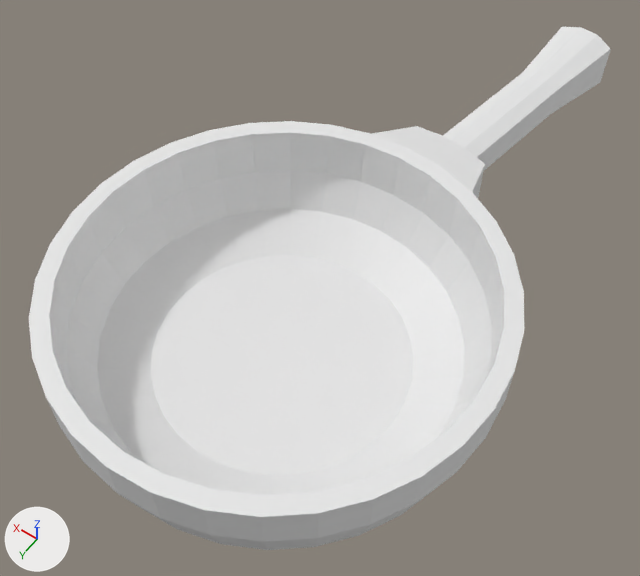
The FBX model Assets/Models/Furnitures/Pan.fbx as it was, and as the next commit left it.
Rendered twice from a camera (50 mm lens) standing at (4.21, 1.28, 2.65) and looking at (5.31, -0.26, 0.23). The axes (+X, +Y, +Z) are drawn at lower left. The lights are the same throughout. Where no turn or scale is listed for an object, it has been applied to the vertices.

In view in the first picture: 'Pan'.
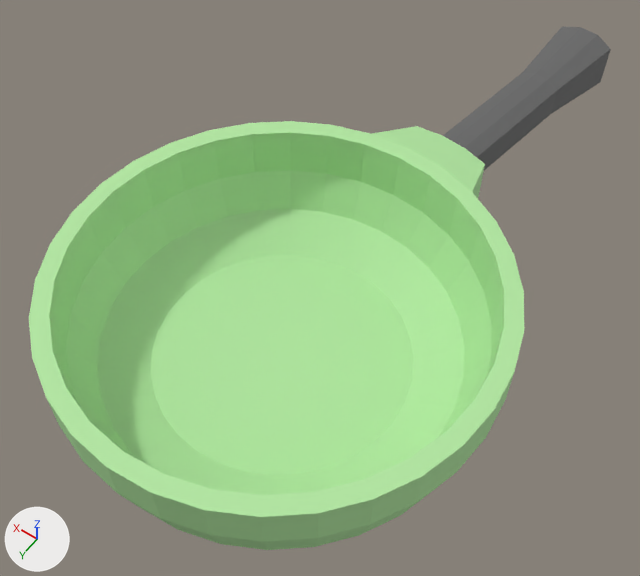
The change in detail:
Material 'Accesable green' (mat_accesable_green) is new.
Its base color is (0.446, 0.8, 0.356) (green #b2e7a1).
Its roughness is 0.69.
Material 'Soft grey' (mat_soft_grey) is new.
Its base color is (0.133, 0.133, 0.133) (dark grey #666666).
Its roughness is 0.69.
me_cylinder_002 has 296 vertices, 266 faces and spans x -0.73..0.73, y -1.76..0.73, z -0.28..0.16.
me_cylinder_002 is used by ob_pan; location (5.266, 0.027, 0.421).
me_cylinder_002 part 1: all 240 faces that had it switch from mat_material_002 (white #e7e7e7) to mat_accesable_green (green #b2e7a1).
me_cylinder_002 part 2: all 26 faces that had it switch from mat_material_004 (white #e7e7e7) to mat_soft_grey (dark grey #666666).

Boxes (x1, y1, x2, y2) around the edits, measured in the pictures (640 x 576 px):
part 1 of me_cylinder_002, recoloured (white to green)
    both: (29, 121, 524, 550)
part 2 of me_cylinder_002, recoloured (white to grey)
    both: (443, 27, 611, 170)
